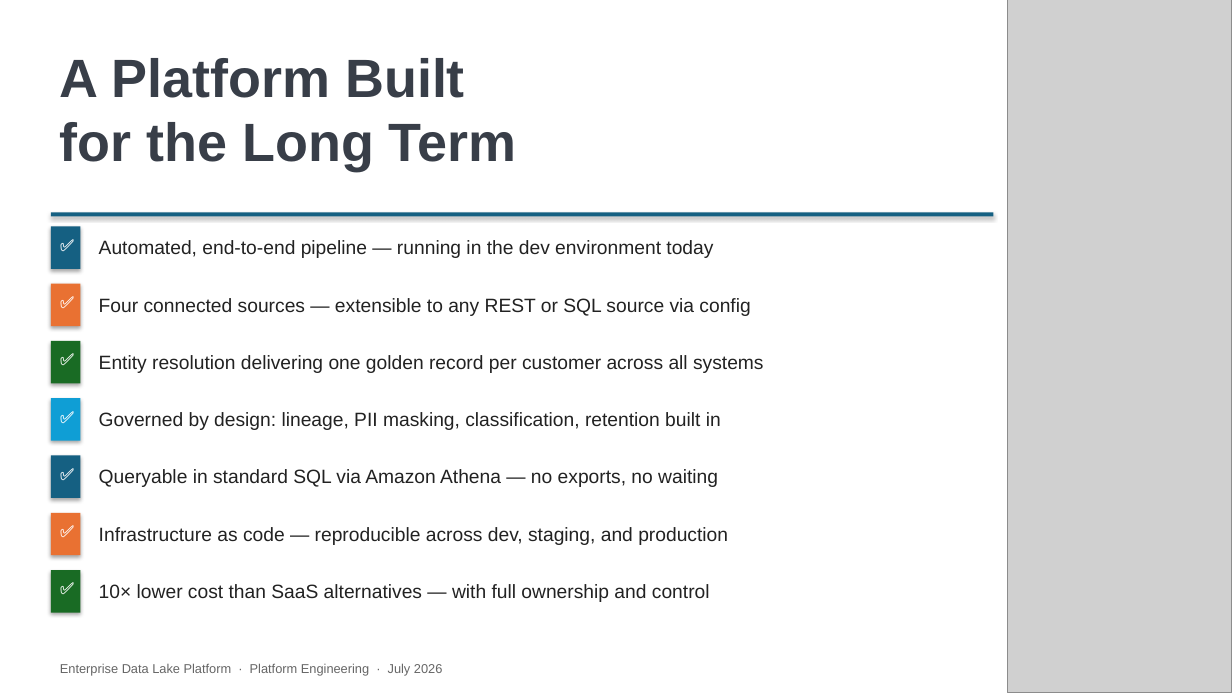
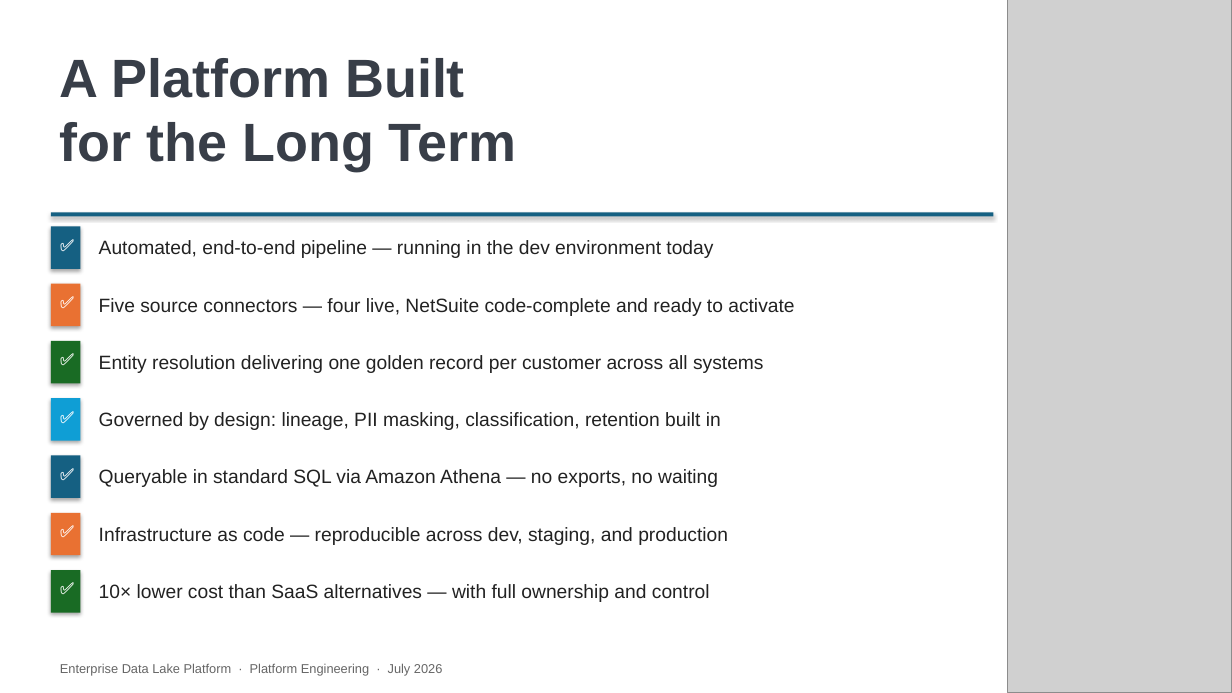
Before and after one commit to deepnarayan-sierradev/DataLake, a slide deck: slide 17 of Enterprise_Data_Lake_Platform_v2.pptx. Drawn at 1232x693 pixels with LibreOffice and Linux fonts; fonts in the diff are those of the drawing; grey boxes stand for pictures. Boxes give left, top, right and bottom in pixels: in the first picture for what was removed or moved away, otherwise in the second. Text is boxed around its words. In the diff, an @@ line names an element or a change of style, - is before the commit and + after.

```diff
--- a/Enterprise_Data_Lake_Platform_v2.pptx
+++ b/Enterprise_Data_Lake_Platform_v2.pptx
@@ text at [99,298,794,316]: text changed @@
-Four connected sources — extensible to any REST or SQL source via config
+Five source connectors — four live, NetSuite code-complete and ready to activate
```
Also in this commit, not shown: 8 other slides changed, 1 other file.
